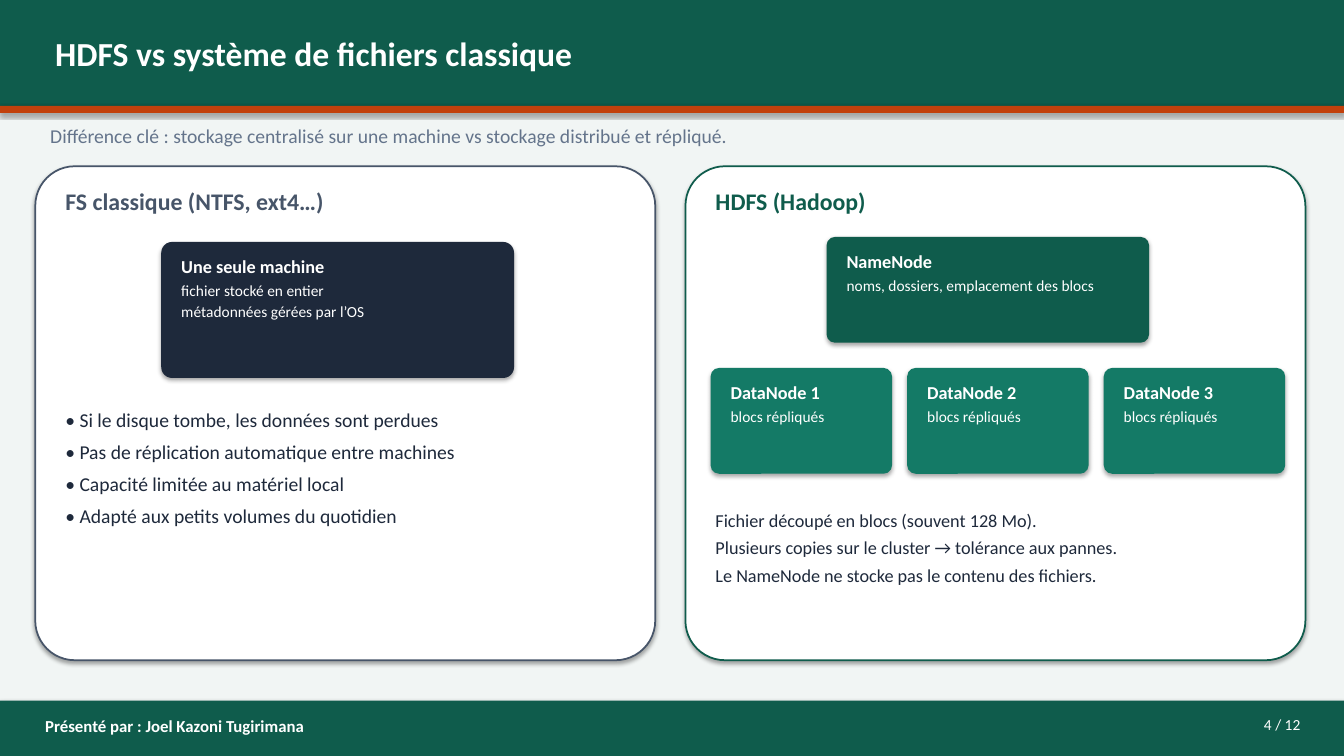
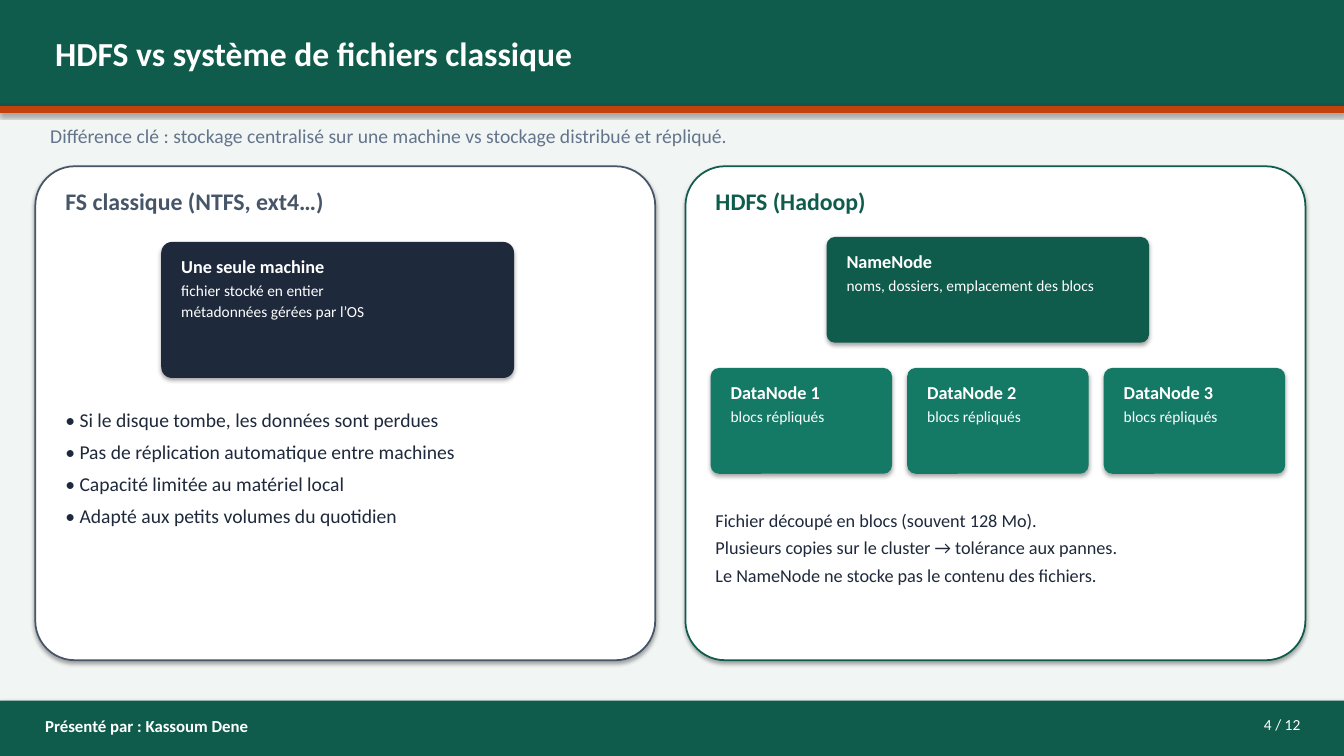
Before and after one commit to asinyopetro/Les_Hadoop_Riders_G4, a slide deck: slide 4 of presentation/PRESENTATION-G4-Les_Hadoop_Riders.pptx. Drawn at 1344x756 pixels with LibreOffice and Linux fonts; fonts in the diff are those of the drawing. Boxes give left, top, right and bottom in pixels: in the first picture for what was removed or moved away, otherwise in the second. Text is boxed around its words. In the diff, an @@ line names an element or a change of style, - is before the commit and + after.

```diff
--- a/presentation/PRESENTATION-G4-Les_Hadoop_Riders.pptx
+++ b/presentation/PRESENTATION-G4-Les_Hadoop_Riders.pptx
@@ text at [45, 720, 248, 735]: text changed @@
-Présenté par : Joel Kazoni Tugirimana
+Présenté par : Kassoum Dene
```
Also in this commit, not shown: 8 other slides changed, 3 other files.
